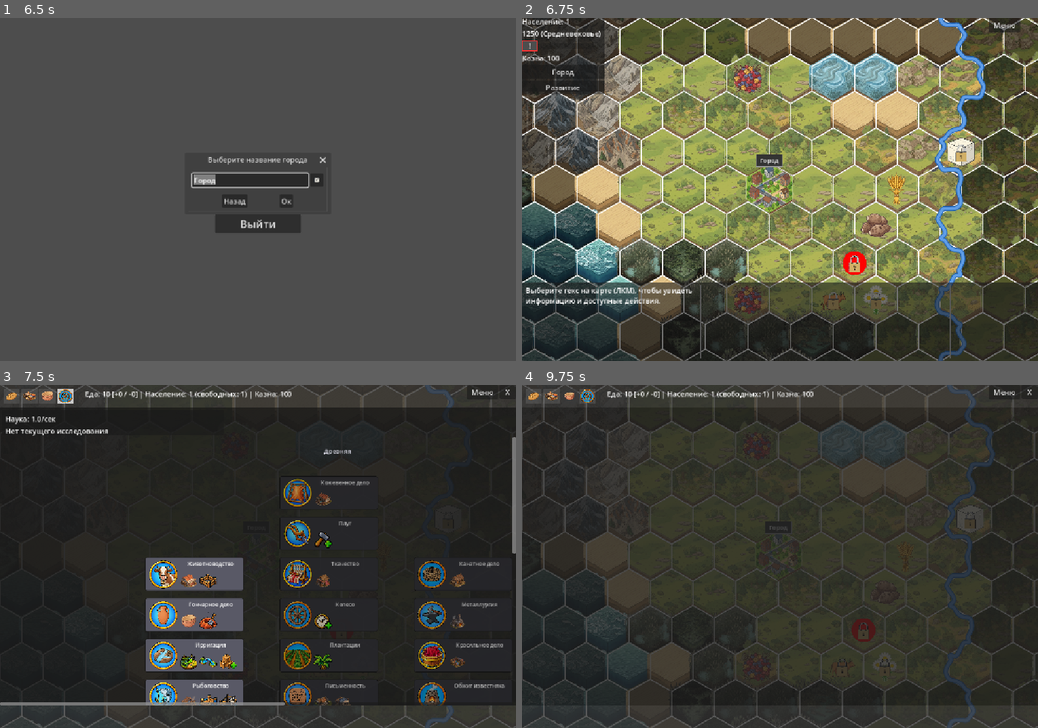
Above: before the commit, frames 1-4 (two rows, left to right).
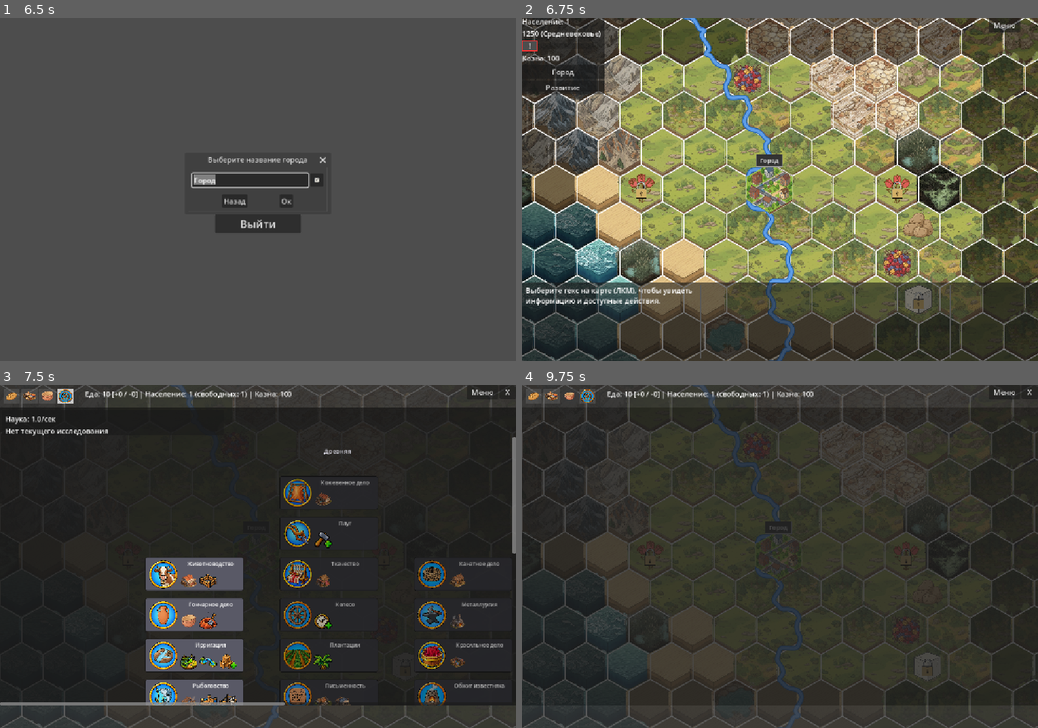
Above: after the commit, the same moments.

Repository: Night-Pryanik/The-City
Game: Godot game, scene res://scenes/main_menu.tscn
The game is run twice, just before and just after one commit, with the same random seed, the same clock (stepped at 60 frames per second) and the same inputs.
Inputs (mouse positions are in pixels of both pictures, inside the frame that each line leads up to):
- Up to frame 1 (6.5 s): click "Новая игра" at 0.5 s; click "Новая игра" at 1.25 s; click "Настройки" at 2 s; click (314, 179) at 2.75 s; click "Назад" at 3.5 s; click "Настройки" at 4.25 s; click "Назад" at 5 s; click "Новая игра" at 5.75 s
- Up to frame 2 (6.75 s): click "Ок" at 6.5 s
- Up to frame 3 (7.5 s): click (10, 412) at 7.25 s
- Up to frame 4 (9.75 s): click (532, 395) at 8 s; click (552, 395) at 8.75 s; click (568, 395) at 9.5 s

Frame 1 is identical in both runs. In frame 2, 18% of the frame differs, in the area x 20-90%, y 0-100%; in frame 3, 0.3%; in frame 4, 4.1%.

Commit message:
2 типа пустынь: каменистая и песчаная. Оазис как типа покрова. Ресурсы для каждого типа. Иконки.

Diff:
--- a/data/covers.json
+++ b/data/covers.json
@@ -47,6 +47,14 @@
       "alpha": 0.9,
       "move_cost_bonus": 0,
       "icons": [ "swamp_forest_sparse_1.png" ]
+    },
+    {
+      "id": "oasis",
+      "name": "Оазис",
+      "color": [ 34, 139, 34 ],
+      "alpha": 0.9,
+      "move_cost_bonus": 0,
+      "icons": [ "oasis_1.png", "oasis_2.png" ]
     }
   ]
 }
--- a/data/map_config.json
+++ b/data/map_config.json
@@ -26,12 +26,13 @@
     // не задан свой target_cluster в terrain_config.
     "target_cluster": 22,
     "terrain_config": {
-      "plain":     { "density": 0.35, "target_cluster": 22 },
-      "hill":      { "density": 0.25, "target_cluster": 30 },
-      "lake":      { "density": 0.10, "target_cluster": 50 },
-      "mountain":  { "density": 0.20, "target_cluster": 25 },
-      "swamp":     { "density": 0.05, "target_cluster": 5 },
-      "desert":    { "density": 0.05, "target_cluster": 5 }
+      "plain":        { "density": 0.30, "target_cluster": 22 },
+      "hill":         { "density": 0.25, "target_cluster": 30 },
+      "lake":         { "density": 0.10, "target_cluster": 50 },
+      "mountain":     { "density": 0.20, "target_cluster": 25 },
+      "swamp":        { "density": 0.05, "target_cluster": 5 },
+      "sandy_desert": { "density": 0.05, "target_cluster": 5 },
+      "rocky_desert": { "density": 0.05, "target_cluster": 5 }
     },
 
   // --- Генерация морей ---
--- a/data/resources/animals.json
+++ b/data/resources/animals.json
@@ -52,8 +52,8 @@
       "group": "livestock",
       "subgroup": [ "meat_animals", "milk_animals" ],
       "tech_required": "animal_husbandry",
-      "allowed_terrain": [ "plain", "hill" ],
-      "allowed_cover": [ "none", "sparse_forest", "forest" ],
+      "allowed_terrain": [ "plain", "hill", "rocky_desert" ],
+      "allowed_cover": [ "none", "sparse_forest", "forest", "oasis" ],
       "improved_by": "pasture",
       "produces": { "raw_meat": 20, "raw_milk": 20, "hide": 10 },
       "feed_consumption": 50,
@@ -222,8 +222,8 @@
       "group": "livestock",
       "subgroup": [ "meat_animals", "milk_animals" ],
       "tech_required": "animal_husbandry",
-      "allowed_terrain": [ "desert" ],
-      "allowed_cover": [ "none" ],
+      "allowed_terrain": [ "sandy_desert", "rocky_desert" ],
+      "allowed_cover": [ "none", "oasis" ],
       "improved_by": "pasture",
       "produces": { "raw_meat": 40, "raw_milk": 20, "hide": 10 },
       "feed_consumption": 70,
@@ -341,8 +341,8 @@
       "group": "livestock",
       "subgroup": "poultry",
       "tech_required": "animal_husbandry",
-      "allowed_terrain": [ "plain", "hill" ],
-      "allowed_cover": [ "none", "sparse_forest", "forest" ],
+      "allowed_terrain": [ "plain", "hill", "rocky_desert" ],
+      "allowed_cover": [ "none", "sparse_forest", "forest", "oasis" ],
       "improved_by": "pasture",
       "produces": { "raw_meat": 40, "eggs": 10, "hide": 10, "feathers": 20 },
       "feed_consumption": 40,
--- a/data/resources/metals.json
+++ b/data/resources/metals.json
@@ -9,7 +9,7 @@
       "group": "",
       "subgroup": "",
       "tech_reveal": "native_metals",
-      "allowed_terrain": [ "plain", "hill", "mountain" ],
+      "allowed_terrain": [ "plain", "hill", "mountain", "rocky_desert" ],
       "allowed_cover": [ "none", "sparse_forest", "forest" ],
       "improved_by": null,
       "produces": { "meteorite_iron": [ 20, 50 ] },
@@ -26,7 +26,7 @@
       "group": "",
       "subgroup": "",
       "tech_reveal": "native_metals",
-      "allowed_terrain": [ "plain", "hill", "mountain" ],
+      "allowed_terrain": [ "plain", "hill", "mountain", "rocky_desert" ],
       "allowed_cover": [ "none", "sparse_forest", "forest" ],
       "improved_by": null,
       "produces": { "copper": [ 20, 50 ] },
@@ -43,7 +43,7 @@
       "group": "",
       "subgroup": "",
       "tech_reveal": "native_metals",
-      "allowed_terrain": [ "plain", "hill", "mountain" ],
+      "allowed_terrain": [ "plain", "hill", "mountain", "rocky_desert" ],
       "allowed_cover": [ "none", "sparse_forest", "forest" ],
       "improved_by": null,
       "produces": { "gold": [ 20, 50 ] },
@@ -60,7 +60,7 @@
       "group": "",
       "subgroup": "",
       "tech_reveal": "native_metals",
-      "allowed_terrain": [ "plain", "hill", "mountain" ],
+      "allowed_terrain": [ "plain", "hill", "mountain", "rocky_desert" ],
       "allowed_cover": [ "none", "sparse_forest", "forest" ],
       "improved_by": null,
       "produces": { "silver": [ 20, 50 ] },
@@ -79,7 +79,7 @@
       "strategic": true,
       "tech_reveal": "native_metals",
       "tech_required": "metallurgy",
-      "allowed_terrain": [ "hill", "mountain" ],
+      "allowed_terrain": [ "hill", "mountain", "rocky_desert" ],
       "allowed_cover": [ "none", "sparse_forest", "forest" ],
       "improved_by": "mine",
       "produces": { "iron_ore": 10 },
@@ -117,7 +117,7 @@
       "strategic": true,
       "tech_reveal": "native_metals",
       "tech_required": "metallurgy",
-      "allowed_terrain": [ "hill", "mountain" ],
+      "allowed_terrain": [ "hill", "mountain", "rocky_desert" ],
       "allowed_cover": [ "none", "sparse_forest", "forest" ],
       "improved_by": "mine",
       "produces": { "copper_ore": 10 },
@@ -136,7 +136,7 @@
       "strategic": true,
       "tech_reveal": "native_metals",
       "tech_required": "metallurgy",
-      "allowed_terrain": [ "hill", "mountain" ],
+      "allowed_terrain": [ "hill", "mountain", "rocky_desert" ],
       "allowed_cover": [ "none", "sparse_forest", "forest" ],
       "improved_by": "mine",
       "produces": { "gold_ore": 10 },
@@ -155,7 +155,7 @@
       "strategic": true,
       "tech_reveal": "native_metals",
       "tech_required": "metallurgy",
-      "allowed_terrain": [ "hill", "mountain" ],
+      "allowed_terrain": [ "hill", "mountain", "rocky_desert" ],
       "allowed_cover": [ "none", "sparse_forest", "forest" ],
       "improved_by": "mine",
       "produces": { "silver_ore": 10 },
@@ -174,7 +174,7 @@
       "strategic": true,
       "tech_reveal": "native_metals",
       "tech_required": "bronze",
-      "allowed_terrain": [ "hill", "mountain" ],
+      "allowed_terrain": [ "hill", "mountain", "rocky_desert" ],
       "allowed_cover": [ "none", "sparse_forest", "forest" ],
       "improved_by": "mine",
       "produces": { "tin_ore": 10 },
@@ -193,7 +193,7 @@
       "strategic": true,
       "tech_reveal": "native_metals",
       "tech_required": "bronze",
-      "allowed_terrain": [ "hill", "mountain" ],
+      "allowed_terrain": [ "hill", "mountain", "rocky_desert" ],
       "allowed_cover": [ "none", "sparse_forest", "forest" ],
       "improved_by": "mine",
       "produces": { "antimony_ore": 10 },
@@ -212,7 +212,7 @@
       "strategic": true,
       "tech_reveal": "native_metals",
       "tech_required": "bronze",
-      "allowed_terrain": [ "hill", "mountain" ],
+      "allowed_terrain": [ "hill", "mountain", "rocky_desert" ],
       "allowed_cover": [ "none", "sparse_forest", "forest" ],
       "improved_by": "mine",
       "produces": { "arsenic_ore": 10 },
--- a/data/resources/minerals.json
+++ b/data/resources/minerals.json
@@ -1,7 +1,8 @@
 {
   "resources": [
     {
-      "id": "basalt_deposit", "price": 4,
+      "id": "basalt_deposit",
+      "price": 4,
       "name": "Базальт",
       "type": "raw",
       "category": "minerals",
@@ -17,7 +18,8 @@
       "color": [ 80, 80, 80 ]
     },
     {
-      "id": "tuff_deposit", "price": 5,
+      "id": "tuff_deposit",
+      "price": 5,
       "name": "Туф",
       "type": "raw",
       "category": "minerals",
@@ -32,14 +34,15 @@
       "color": [ 180, 150, 100 ]
     },
     {
-      "id": "sandstone_deposit", "price": 4,
+      "id": "sandstone_deposit",
+      "price": 4,
       "name": "Песчаник",
       "type": "raw",
       "category": "minerals",
       "group": "minerals",
       "subgroup": "construction_materials",
       "tech_required": "mining",
-      "allowed_terrain": [ "plain", "hill" ],
+      "allowed_terrain": [ "plain", "hill", "rocky_desert" ],
       "allowed_cover": [ "none", "sparse_forest", "forest" ],
       "improved_by": "quarry",
       "produces": { "sandstone": 10 },
@@ -47,7 +50,8 @@
       "color": [ 210, 180, 130 ]
     },
     {
-      "id": "marble_deposit", "price": 14,
+      "id": "marble_deposit",
+      "price": 14,
       "name": "Мрамор",
       "type": "raw",
       "category": "minerals",
@@ -63,7 +67,8 @@
       "color": [ 220, 220, 220 ]
     },
     {
-      "id": "granite_deposit", "price": 10,
+      "id": "granite_deposit",
+      "price": 10,
       "name": "Гранит",
       "type": "raw",
       "category": "minerals",
@@ -79,14 +84,15 @@
       "color": [ 120, 110, 100 ]
     },
     {
-      "id": "limestone_deposit", "price": 4,
+      "id": "limestone_deposit",
+      "price": 4,
       "name": "Известняк",
       "type": "raw",
       "category": "minerals",
       "group": "minerals",
       "subgroup": "construction_materials",
       "tech_required": "mining",
-      "allowed_terrain": [ "plain", "hill" ],
+      "allowed_terrain": [ "plain", "hill", "rocky_desert" ],
       "allowed_cover": [ "none", "sparse_forest", "forest" ],
       "improved_by": "quarry",
       "produces": { "limestone": 10 },
@@ -94,7 +100,8 @@
       "color": [ 200, 200, 180 ]
     },
     {
-      "id": "clay_deposit", "price": 3,
+      "id": "clay_deposit",
+      "price": 3,
       "name": "Глина",
       "type": "raw",
       "category": "minerals",
@@ -114,7 +121,8 @@
       ]
     },
     {
-      "id": "quartz_sand_deposit", "price": 5,
+      "id": "quartz_sand_deposit",
+      "price": 5,
       "name": "Кварцевый песок",
       "type": "raw",
       "category": "minerals",
@@ -122,7 +130,7 @@
       "subgroup": "",
       "strategic": true,
       "tech_required": "glassmaking",
-      "allowed_terrain": [ "plain" ],
+      "allowed_terrain": [ "plain", "rocky_desert", "sandy_desert" ],
       "allowed_cover": [ "none", "sparse_forest", "forest" ],
       "improved_by": "quarry",
       "produces": { "quartz_sand": 10 },
@@ -130,7 +138,8 @@
       "color": [ 245, 245, 220 ]
     },
     {
-      "id": "soda_deposit", "price": 8,
+      "id": "soda_deposit",
+      "price": 8,
       "name": "Сода",
       "type": "raw",
       "category": "minerals",
@@ -147,7 +156,8 @@
       "spawn_conditions": [ [ { "type": "terrain", "terrain_id": "soda_lake", "chance": 100 } ] ]
     },
     {
-      "id": "bitumen_deposit", "price": 9,
+      "id": "bitumen_deposit",
+      "price": 9,
       "name": "Битум",
       "type": "raw",
       "category": "minerals",
@@ -163,7 +173,8 @@
       "color": [ 50, 50, 50 ]
     },
     {
-      "id": "bitumen_deposit_asphalt", "price": 9,
+      "id": "bitumen_deposit_asphalt",
+      "price": 9,
       "name": "Битум",
       "type": "raw",
       "category": "minerals",
@@ -180,7 +191,8 @@
       "spawn_conditions": [ [ { "type": "terrain", "terrain_id": "asphalt_lake", "chance": 100 } ] ]
     },
     {
-      "id": "salt_deposit_lake", "price": 6,
+      "id": "salt_deposit_lake",
+      "price": 6,
       "name": "Соль",
       "type": "raw",
       "category": "minerals",
@@ -197,7 +209,8 @@
       "spawn_conditions": [ [ { "type": "terrain", "terrain_id": "salt_lake", "chance": 100 } ] ]
     },
     {
-      "id": "salt_deposit_underground", "price": 6,
+      "id": "salt_deposit_underground",
+      "price": 6,
       "name": "Соль",
       "type": "raw",
       "category": "minerals",
@@ -205,7 +218,7 @@
       "subgroup": "",
       "strategic": true,
       "tech_required": "salt_extraction",
-      "allowed_terrain": [ "plain", "hill" ],
+      "allowed_terrain": [ "plain", "hill", "rocky_desert" ],
       "allowed_cover": [ "none", "sparse_forest", "forest" ],
       "improved_by": "mine",
       "produces": { "salt": 10 },
@@ -213,11 +226,13 @@
       "color": [ 255, 255, 255 ],
       "spawn_conditions": [
         [ { "type": "terrain", "terrain_id": "plain", "chance": 100 } ],
-        [ { "type": "terrain", "terrain_id": "hill", "chance": 100 } ]
+        [ { "type": "terrain", "terrain_id": "hill", "chance": 100 } ],
+        [ { "type": "terrain", "terrain_id": "rocky_desert", "chance": 100 } ]
       ]
     },
     {
-      "id": "salt_evaporation", "price": 6,
+      "id": "salt_evaporation",
+      "price": 6,
       "name": "Соль",
       "type": "raw",
       "category": "minerals",
@@ -234,7 +249,8 @@
       "spawn_conditions": [ [ { "type": "terrain", "terrain_id": "beach", "chance": 100 } ] ]
     },
     {
-      "id": "cinnabar_deposit", "price": 12,
+      "id": "cinnabar_deposit",
+      "price": 12,
       "name": "Киноварь",
       "type": "raw",
       "category": "minerals",
@@ -242,7 +258,7 @@
       "subgroup": "dye_minerals",
       "strategic": true,
       "tech_required": "dyeing",
-      "allowed_terrain": [ "plain", "hill" ],
+      "allowed_terrain": [ "plain", "hill", "rocky_desert" ],
       "allowed_cover": [ "none", "sparse_forest", "forest" ],
       "improved_by": "mine",
       "produces": { "cinnabar_ore": 10 },
@@ -250,7 +266,8 @@
       "color": [ 255, 0, 0 ]
     },
     {
-      "id": "lazurite_deposit", "price": 18,
+      "id": "lazurite_deposit",
+      "price": 18,
       "name": "Лазурит",
       "type": "raw",
       "category": "minerals",
@@ -258,7 +275,7 @@
       "subgroup": [ "dye_minerals", "jewelry_minerals" ],
       "strategic": true,
       "tech_required": "mining",
-      "allowed_terrain": [ "plain", "hill" ],
+      "allowed_terrain": [ "plain", "hill", "rocky_desert" ],
       "allowed_cover": [ "none", "sparse_forest", "forest" ],
       "improved_by": "mine",
       "produces": { "lazurite_ore": 10 },
@@ -266,7 +283,8 @@
       "color": [ 0, 0, 255 ]
     },
     {
-      "id": "malachite_deposit", "price": 14,
+      "id": "malachite_deposit",
+      "price": 14,
       "name": "Малахит",
       "type": "raw",
       "category": "minerals",
@@ -274,7 +292,7 @@
       "subgroup": [ "dye_minerals", "jewelry_minerals" ],
       "strategic": true,
       "tech_required": "mining",
-      "allowed_terrain": [ "plain", "hill" ],
+      "allowed_terrain": [ "plain", "hill", "rocky_desert" ],
       "allowed_cover": [ "none", "sparse_forest", "forest" ],
       "improved_by": "mine",
       "produces": { "malachite_ore": 10 },
--- a/data/resources/plants/food_plants.json
+++ b/data/resources/plants/food_plants.json
@@ -64,8 +64,8 @@
       "group": "food_plants",
       "subgroup": "cereals",
       "tech_required": "farming",
-      "allowed_terrain": [ "plain", "hill" ],
-      "allowed_cover": [ "none" ],
+      "allowed_terrain": [ "plain", "hill", "rocky_desert" ],
+      "allowed_cover": [ "none", "oasis" ],
       "improved_by": "farm",
       "produces": { "barley": 10, "feed": 120 },
       "icon": "barley.png",
@@ -79,8 +79,8 @@
       "group": "food_plants",
       "subgroup": "cereals",
       "tech_required": "farming",
-      "allowed_terrain": [ "plain" ],
-      "allowed_cover": [ "none" ],
+      "allowed_terrain": [ "plain", "rocky_desert" ],
+      "allowed_cover": [ "none", "oasis" ],
       "improved_by": "farm",
       "produces": { "millet": 10, "feed": 120 },
       "icon": "millet.png",
@@ -245,8 +245,8 @@
       "group": "food_plants",
       "subgroup": "cereals",
       "tech_required": "farming",
-      "allowed_terrain": [ "plain", "hill" ],
-      "allowed_cover": [ "none" ],
+      "allowed_terrain": [ "plain", "hill", "rocky_desert" ],
+      "allowed_cover": [ "none", "oasis" ],
       "improved_by": "farm",
       "produces": { "sorghum": 10, "feed": 120 },
       "icon": "sorghum.png",
--- a/data/resources/plants/fruit_plants.json
+++ b/data/resources/plants/fruit_plants.json
@@ -1,7 +1,8 @@
 {
   "resources": [
     {
-      "id": "grapes_plant", "price": 6,
+      "id": "grapes_plant",
+      "price": 6,
       "name": "Виноград",
       "type": "raw",
       "category": "plants",
@@ -16,14 +17,15 @@
       "color": [ 255, 200, 100 ]
     },
     {
-      "id": "olives_plant", "price": 7,
+      "id": "olives_plant",
+      "price": 7,
       "name": "Оливки",
       "type": "raw",
       "category": "plants",
       "group": "extra_food_plants",
       "subgroup": [ "fruits", "oil_plants" ],
-      "allowed_terrain": [ "plain", "hill" ],
-      "allowed_cover": [ "none" ],
+      "allowed_terrain": [ "plain", "hill", "sandy_desert" ],
+      "allowed_cover": [ "oasis" ],
       "improved_by": "plantation",
       "tech_required": "plantations",
       "produces": { "olives": 10 },
@@ -31,14 +33,15 @@
       "color": [ 100, 200, 100 ]
     },
     {
-      "id": "fig_plant", "price": 8,
+      "id": "fig_plant",
+      "price": 8,
       "name": "Инжир",
       "type": "raw",
       "category": "plants",
       "group": "extra_food_plants",
       "subgroup": "fruits",
-      "allowed_terrain": [ "plain", "hill" ],
-      "allowed_cover": [ "none" ],
+      "allowed_terrain": [ "plain", "hill", "sandy_desert" ],
+      "allowed_cover": [ "oasis" ],
       "improved_by": "plantation",
       "tech_required": "plantations",
       "produces": { "figs": 10 },
@@ -46,15 +49,15 @@
       "color": [ 200, 100, 200 ]
     },
     {
-      "id": "date_palm", "price": 10,
+      "id": "date_palm",
+      "price": 10,
       "name": "Финики",
       "type": "raw",
       "category": "plants",
       "group": "extra_food_plants",
       "subgroup": "fruits",
-      // todo: изменить allowed_terrain на desert, когда будет добавлена пустыня
-      "allowed_terrain": [ "plain" ],
-      "allowed_cover": [ "none" ],
+      "allowed_terrain": [ "sandy_desert" ],
+      "allowed_cover": [ "oasis" ],
       "improved_by": "plantation",
       "tech_required": "plantations",
       "produces": { "dates": 10 },
--- a/data/resources/plants/technical_plants.json
+++ b/data/resources/plants/technical_plants.json
@@ -85,8 +85,8 @@
       "category": "technical_plants",
       "group": "technical_plants",
       "subgroup": [ "textile_plants", "fruit_plants" ],
-      "allowed_terrain": [ "plain" ],
-      "allowed_cover": [ "none" ],
+      "allowed_terrain": [ "plain", "rocky_desert" ],
+      "allowed_cover": [ "none", "oasis" ],
       "improved_by": "plantation",
       "tech_required": "plantations",
       "produces": { "agave": 10, "feed": 40 },
@@ -235,8 +235,8 @@
       "category": "technical_plants",
       "group": "technical_plants",
       "subgroup": [ "dye_plants", "fruit_plants" ],
-      "allowed_terrain": [ "plain" ],
-      "allowed_cover": [ "none" ],
+      "allowed_terrain": [ "plain", "rocky_desert" ],
+      "allowed_cover": [ "none", "oasis" ],
       "improved_by": "plantation",
       "tech_required": "plantations",
       "produces": { "cactus_fruit": 10, "cochineal": 10 },
--- a/data/terrains/terrains.json
+++ b/data/terrains/terrains.json
@@ -79,14 +79,24 @@
       "cover_chance": { "none": 100 }
     },
     {
-      "id": "desert",
-      "name": "Пустыня",
+      "id": "sandy_desert",
+      "name": "Песчаная пустыня",
+      "color": [ 220, 200, 140 ],
+      "move_cost": 2.5,
+      "expansion_cost": 2.5,
+      "work_cost_mult": 2,
+      "icons": [ "beach_1.png" ],
+      "cover_chance": { "none": 95, "oasis": 5 }
+    },
+    {
+      "id": "rocky_desert",
+      "name": "Каменистая пустыня",
       "color": [ 220, 200, 140 ],
       "move_cost": 2,
       "expansion_cost": 2,
       "work_cost_mult": 1.5,
-      "icons": [ "beach_1.png" ],
-      "cover_chance": { "none": 100 }
+      "icons": [ "rocky_desert_1.png", "rocky_desert_2.png", "rocky_desert_3.png" ],
+      "cover_chance": { "none": 95, "oasis": 5 }
     }
   ]
 }
--- a/scripts/town_manager.gd
+++ b/scripts/town_manager.gd
@@ -95,17 +95,17 @@
 # ставится строго НА гексе точки тяготения (речной гекс / берег озера / пляж),
 # а не в округе.
 const WATER_ATTRACTION_RADIUS := 0
-# Вторичный приоритет: уточнение по типам местности (в порядке предпочтения).
+# Вторичный приоритет: уточнение по типам местности (в порядке убывания привлекательности типа местности).
 # Первичные приоритеты (ресурсы / река / озеро / море) остаются ОБЯЗАТЕЛЬНЫМИ;
 # тип местности — мягкое уточнение поверх них: после основного каскада
 # пробуем переехать на гекс с более предпочтительным terrain, не теряя
-# заработанных первичных тяготений. Список: равнина + «песок» (пляж у моря),
-# холмы, болота/марши, горы (последнее средство).
+# заработанных первичных тяготений.
 const TERRAIN_PREFERENCE: Array = [
     ["plain", "beach"],
     ["hill"],
+    ["rocky_desert"],
     ["swamp", "marsh"],
-    ["mountain"],
+    ["sandy_desert", "mountain"],
 ]
 # Радиус поиска при «уточнении» позиции на следующем приоритете (в гексах).
 # Уточнение ищет гекс в REFINEMENT_RADIUS от текущей позиции, который
Binary file added: icons/terrain/oasis_1.png
Binary file added: icons/terrain/oasis_2.png
Binary file added: icons/terrain/rocky_desert_1.png
Binary file added: icons/terrain/rocky_desert_2.png
Binary file added: icons/terrain/rocky_desert_3.png
